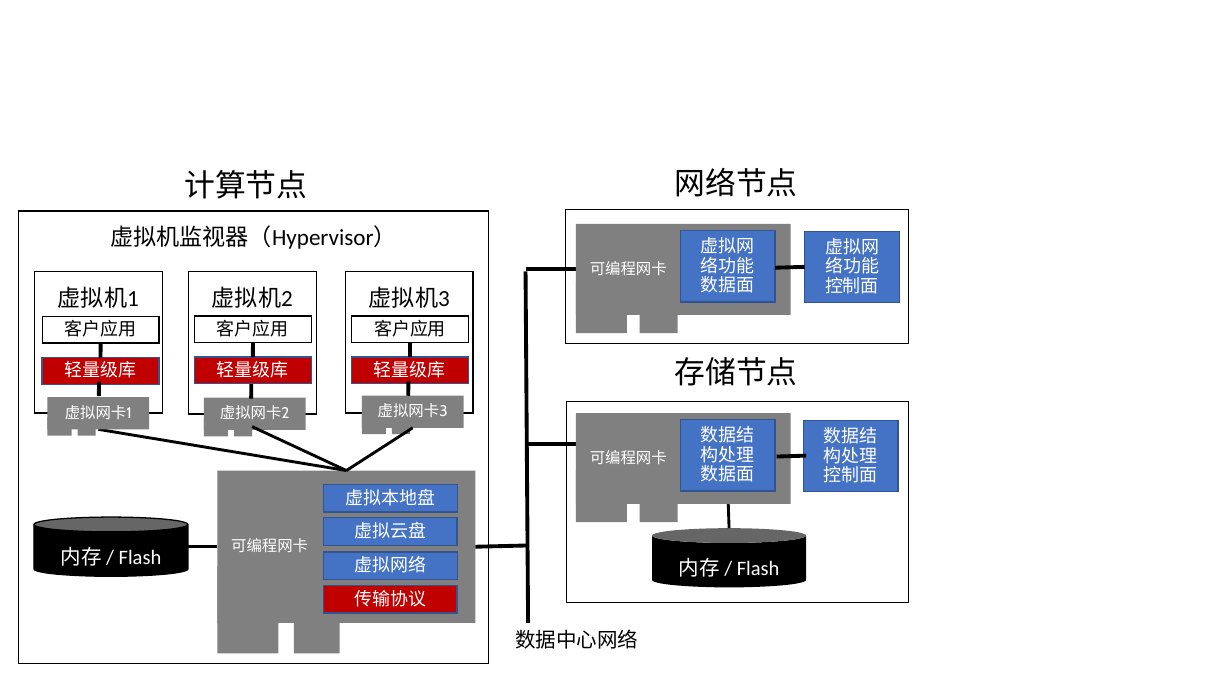
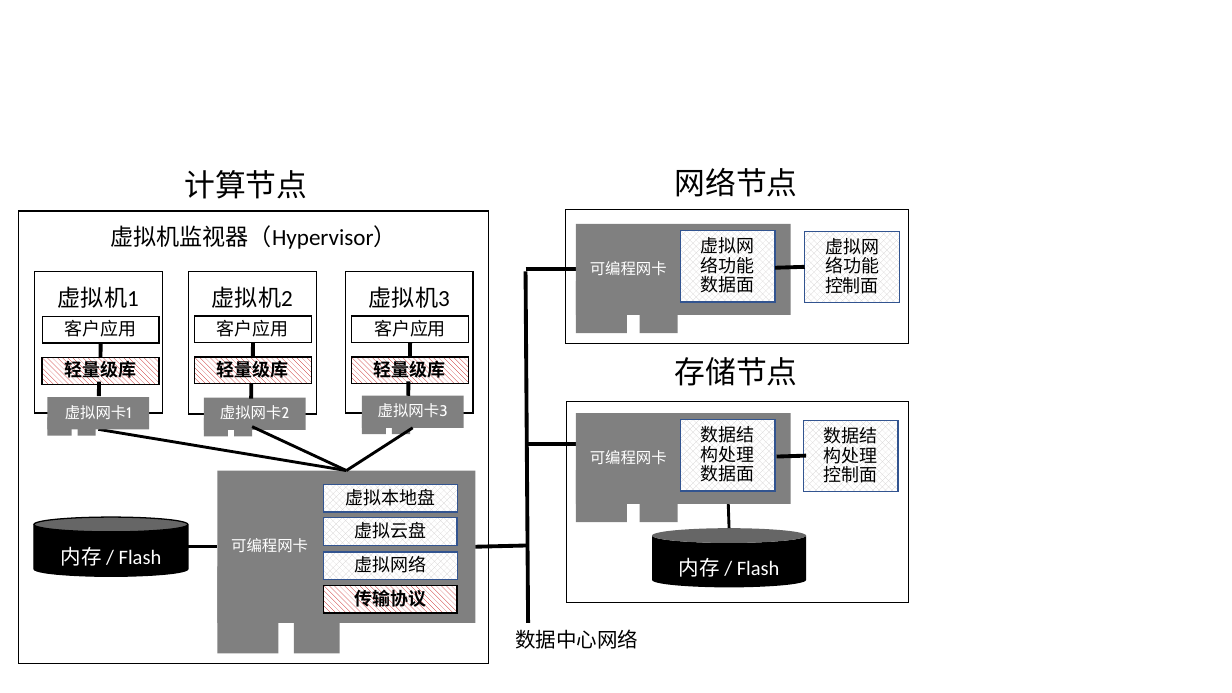
Before and after one commit to bojieli/thesis, a slide deck: slide 1 of figures/os_primitives_accel.pptx. Drawn at 1232x693 pixels with LibreOffice and Linux fonts; fonts in the diff are those of the drawing. Boxes give left, top, right and bottom in pixels: in the first picture for what was removed or moved away, otherwise in the second. Text is boxed around its words. In the diff, an @@ line names an element or a change of style, - is before the commit and + after.

```diff
--- a/figures/os_primitives_accel.pptx
+++ b/figures/os_primitives_accel.pptx
@@ text colour #FFFFFF to #000000; fill #4472C4 to pattern #D0CECE on #FFFFFF in 7 elements at (x1=323, y1=484, x2=457, y2=512), (x1=323, y1=518, x2=457, y2=545), (x1=323, y1=552, x2=457, y2=579), (x1=681, y1=231, x2=775, y2=302), (x1=805, y1=231, x2=899, y2=302), (x1=681, y1=420, x2=775, y2=491), (x1=803, y1=421, x2=897, y2=492) @@
@@ text colour #FFFFFF to #000000, bold on; fill #C00000 to pattern #C00000 on #FFFFFF; outline #325491 1 pt to #000000 1 pt in 4 elements at (x1=43, y1=358, x2=160, y2=384), (x1=194, y1=358, x2=311, y2=384), (x1=351, y1=358, x2=469, y2=384), (x1=323, y1=585, x2=457, y2=613) @@
```
Also in this commit, not shown: 7 other files.
